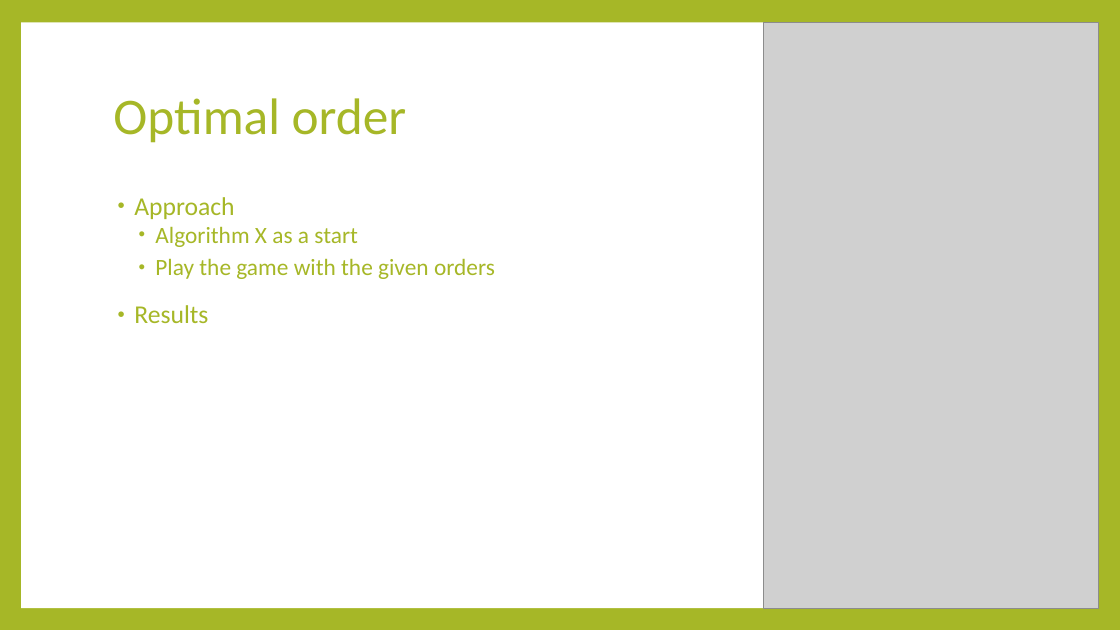
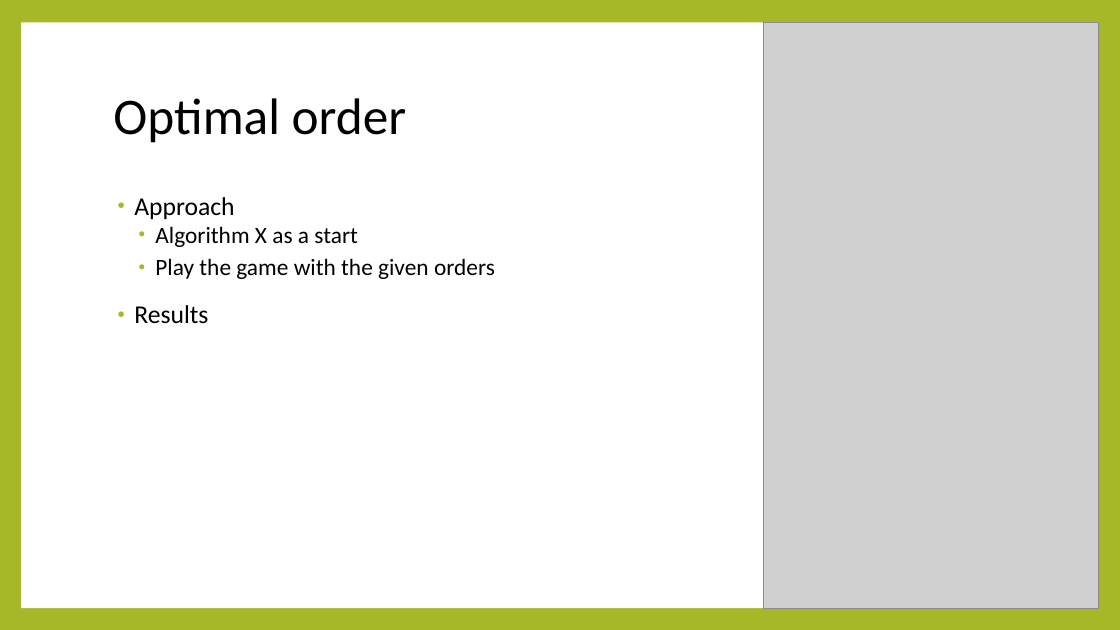
Before and after one commit to Hookz/pentominoes, a slide deck: slide 3 of Pentetris bots.pptx. Drawn at 1120x630 pixels with LibreOffice and Linux fonts; fonts in the diff are those of the drawing; grey boxes stand for pictures. Boxes give left, top, right and bottom in pixels: in the first picture for what was removed or moved away, otherwise in the second. Text is boxed around its words. In the diff, an @@ line names an element or a change of style, - is before the commit and + after.

Commit message:
Fixed font color

```diff
--- a/Pentetris bots.pptx
+++ b/Pentetris bots.pptx
@@ title "Optimal order" at <box>113,98,407,143</box>: text colour #A6B727 to #000000 @@
@@ text "Approach" at <box>134,197,495,324</box>: text colour #A6B727 to #000000 @@
```
Also in this commit, not shown: 10 other slides changed.
